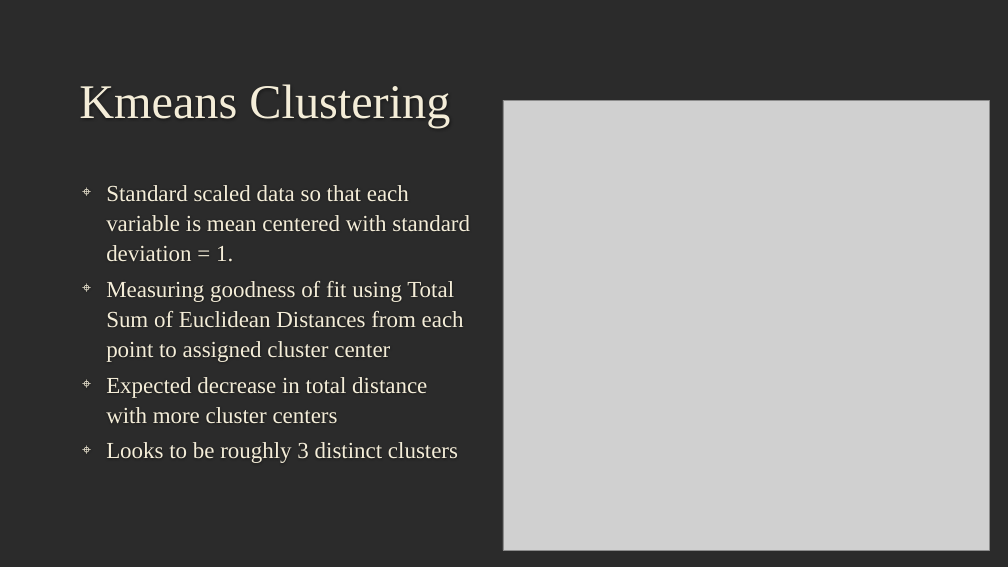
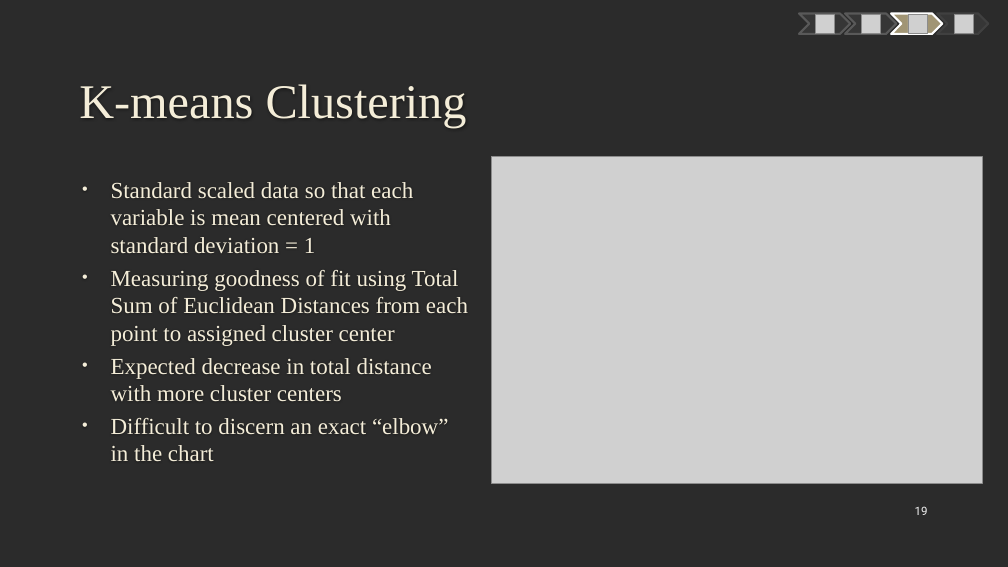
Before and after one commit to mczerwin/MTB-Categorization-Analysis, a slide deck: slide 19 of Reports/MTB Data Analysis Presentation.pptx (slide 17 before the commit). Drawn at 1008x567 pixels with LibreOffice and Linux fonts; fonts in the diff are those of the drawing; grey boxes stand for pictures; background and template pictures are left out; a plain dark background stands for a picture behind light text. Boxes give left, top, right and bottom in pixels: in the first picture for what was removed or moved away, otherwise in the second. Text is boxed around its words. In the diff, an @@ line names an element or a change of style, - is before the commit and + after.

```diff
--- a/Reports/MTB Data Analysis Presentation.pptx
+++ b/Reports/MTB Data Analysis Presentation.pptx
@@ freeform shape added at box(799, 14, 851, 34), fill #363636, outline #595959 2 pt @@
@@ picture added at box(815, 14, 834, 33) @@
@@ freeform shape added at box(845, 14, 897, 34), fill #363636, outline #595959 2 pt @@
@@ picture added at box(862, 14, 881, 33) @@
@@ freeform shape added at box(892, 14, 943, 34), fill #A19574, outline #FFFFFF 2 pt @@
@@ picture added at box(908, 14, 927, 33) @@
@@ freeform shape added at box(938, 14, 989, 34), fill #363636, outline #404040 2 pt @@
@@ picture added at box(954, 14, 973, 33) @@
@@ title at box(79, 84, 467, 127): text changed @@
-Kmeans Clustering
+K-means Clustering
@@ picture: place and size @@
-picture at box(503, 100, 989, 551)
+picture at box(492, 157, 982, 483)
@@ text at box(111, 182, 413, 253): text changed @@
-⌖ Standard scaled data so that each variable is mean centered with standard deviation = 1.
+• Standard scaled data so that each variable is mean centered with standard deviation = 1
@@ text at box(111, 270, 468, 401): bullet ⌖ to •; line spacing 1.1 to 1 @@
@@ text at box(111, 418, 448, 461): text changed @@
-⌖ Looks to be roughly 3 distinct clusters
+• Difficult to discern an exact “elbow” in the chart
@@ page number added at box(915, 506, 928, 515), 11 pt, text #F2F2F2 @@
+19
```
Also in this commit, not shown: 17 other slides changed, 5 slides added, 1 slide removed.
